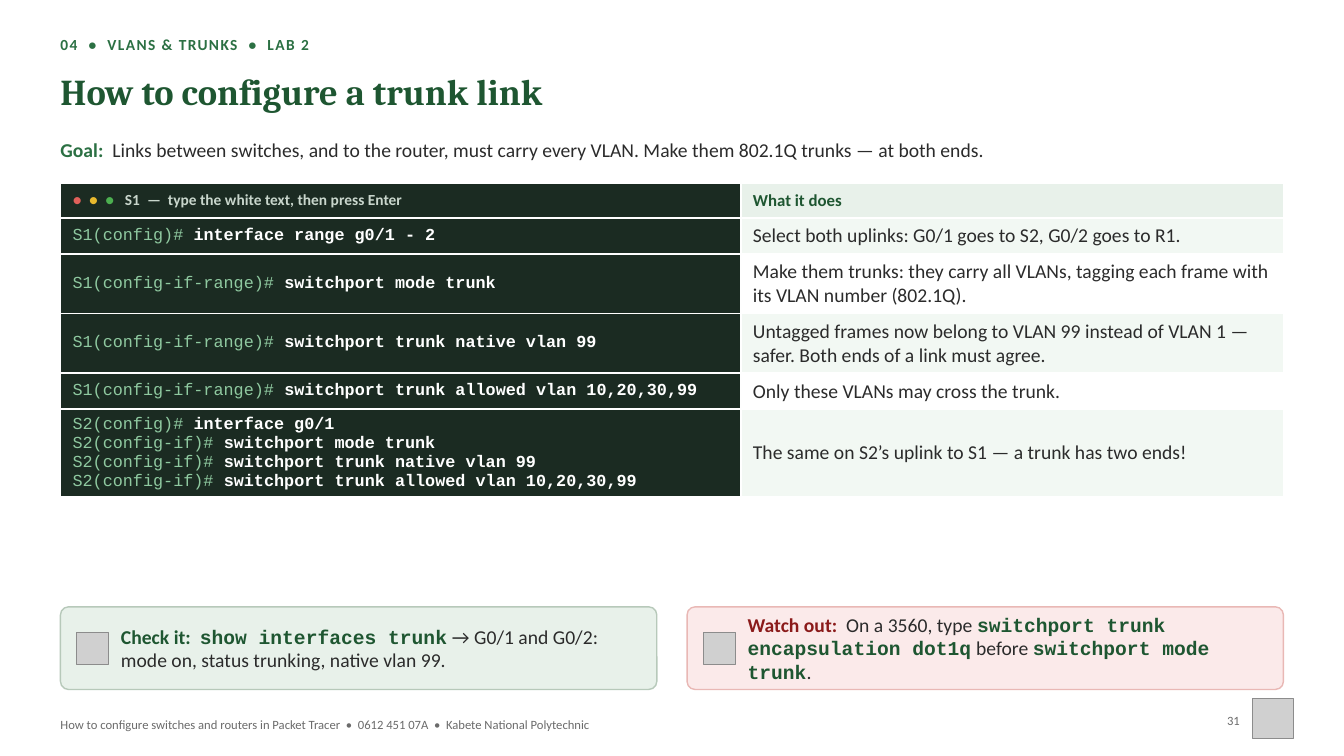
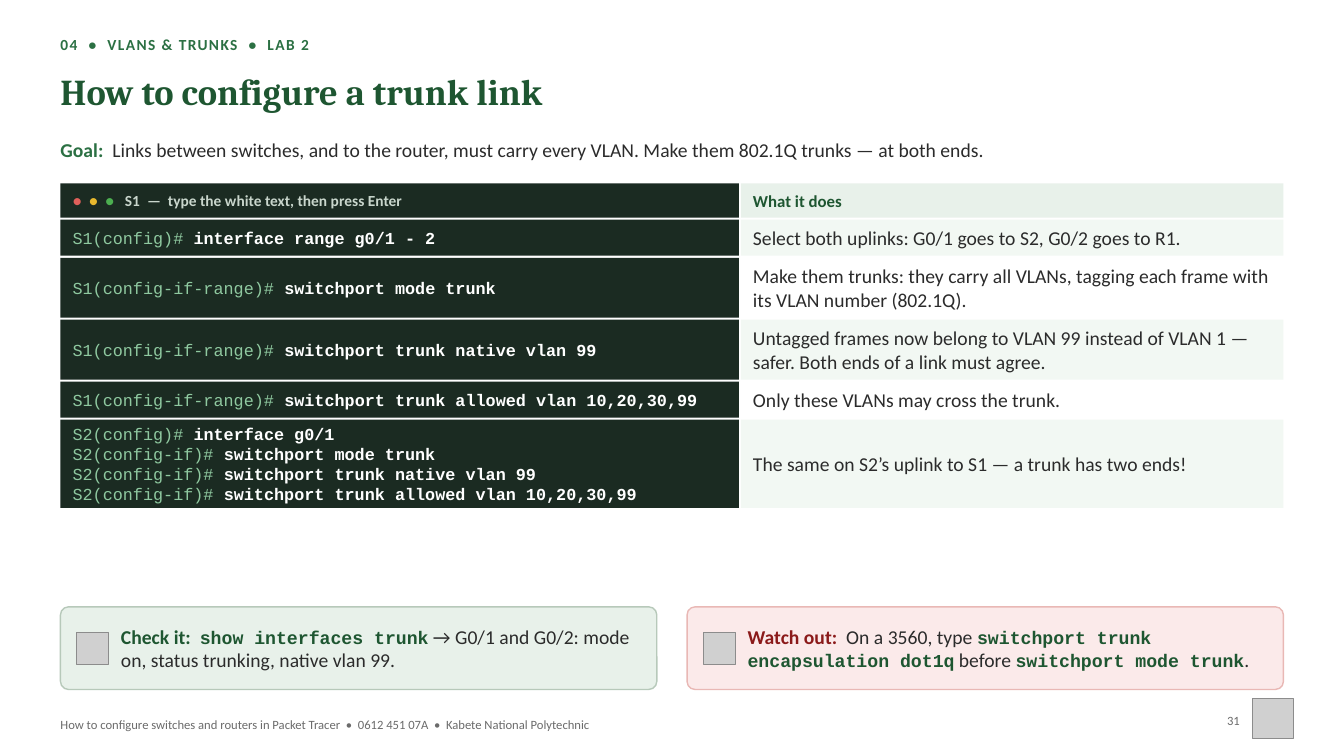
Before and after one commit to proJacob/israel, a slide deck: slide 31 of Packet_Tracer_CLI_Workbook_0612_451_07A.pptx. Drawn at 1344x756 pixels with LibreOffice and Linux fonts; fonts in the diff are those of the drawing; grey boxes stand for pictures; background and template pictures are left out. Boxes give left, top, right and bottom in pixels: in the first picture for what was removed or moved away, otherwise in the second. Text is boxed around its words. In the diff, an @@ line names an element or a change of style, - is before the commit and + after.

```diff
--- a/Packet_Tracer_CLI_Workbook_0612_451_07A.pptx
+++ b/Packet_Tracer_CLI_Workbook_0612_451_07A.pptx
@@ table removed at (x1=60, y1=184, x2=1284, y2=494), 6 rows, 2 columns @@
-● ● ● S1 — type the white text, then press Enter | What it does
-S1(config)# interface range g0/1 - 2 | Select both uplinks: G0/1 goes to S2, G0/2 goes to R1.
-S1(config-if-range)# switchport mode trunk | Make them trunks: they carry all VLANs, tagging each frame with its VLAN number (802.1Q).
-S1(config-if-range)# switchport trunk native vlan 99 | Untagged frames now belong to VLAN 99 instead of VLAN 1 — safer. Both ends of a link must agree.
-S1(config-if-range)# switchport trunk allowed vlan 10,20,30,99 | Only these VLANs may cross the trunk.
-S2(config)# interface g0/1 / S2(config-if)# switchport mode trunk / S2(config-if)# switchport trunk native vlan 99 / S2(config-if)# switchport trunk allowed vlan 10,20,30,99 | The same on S2’s uplink to S1 — a trunk has two ends!
@@ text added at (x1=73, y1=231, x2=435, y2=248), 12 pt, text #FFFFFF, bold @@
+S1(config)# interface range g0/1 - 2
@@ rectangle added at (x1=741, y1=220, x2=1284, y2=256), fill #F2F8F3, 14 pt, text #2B2B2B @@
+Select both uplinks: G0/1 goes to S2, G0/2 goes to R1.
@@ rectangle added at (x1=741, y1=258, x2=1284, y2=318), fill #FFFFFF, 14 pt, text #2B2B2B @@
+Make them trunks: they carry all VLANs, tagging each frame with its VLAN number (802.1Q).
@@ text added at (x1=73, y1=282, x2=495, y2=298), 12 pt, text #8FC9A0 @@
+S1(config-if-range)# switchport mode trunk
@@ rectangle added at (x1=741, y1=320, x2=1284, y2=379), fill #F2F8F3, 14 pt, text #2B2B2B @@
+Untagged frames now belong to VLAN 99 instead of VLAN 1 — safer. Both ends of a link must agree.
@@ text added at (x1=73, y1=344, x2=596, y2=360), 12 pt, text #FFFFFF, bold @@
+S1(config-if-range)# switchport trunk native vlan 99
@@ rectangle added at (x1=741, y1=382, x2=1284, y2=418), fill #FFFFFF, 14 pt, text #2B2B2B @@
+Only these VLANs may cross the trunk.
@@ rectangle added at (x1=60, y1=419, x2=739, y2=508), fill #1B2B22, 12 pt, text #FFFFFF, bold @@
+S2(config)# interface g0/1
+S2(config-if)# switchport mode trunk
+S2(config-if)# switchport trunk native vlan 99
+S2(config-if)# switchport trunk allowed vlan 10,20,30,99
@@ text added at (x1=73, y1=394, x2=697, y2=410), 12 pt, text #FFFFFF, bold @@
+S1(config-if-range)# switchport trunk allowed vlan 10,20,30,99
@@ rectangle added at (x1=741, y1=419, x2=1284, y2=508), fill #F2F8F3, 14 pt, text #2B2B2B @@
+The same on S2’s uplink to S1 — a trunk has two ends!
@@ text "Check it: show interfaces trunk ..." at (x1=121, y1=630, x2=629, y2=671): size 14 to 13 pt in "show interfaces trunk" @@
@@ text "Watch out: On a 3560, ..." at (x1=748, y1=630, x2=1245, y2=671): size 14 to 13 pt in "switchport trunk encapsulation dot1q switchport mode trunk." @@
```
Also in this commit, not shown: 42 other slides changed, 11 other files.
